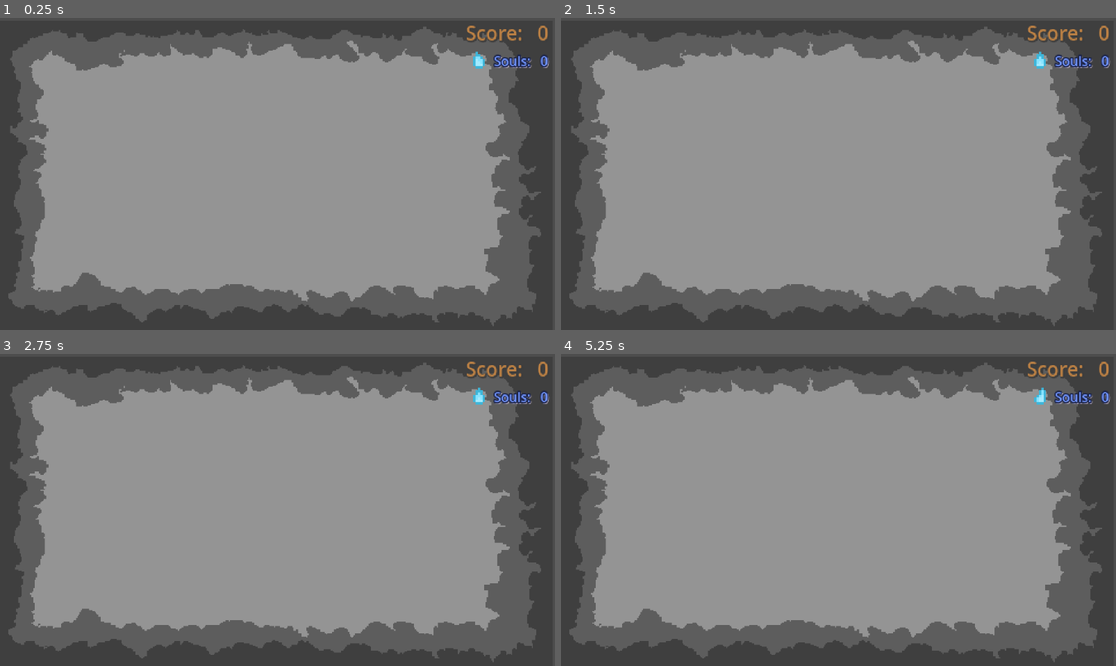
Above: before the commit, frames 1-4 (two rows, left to right).
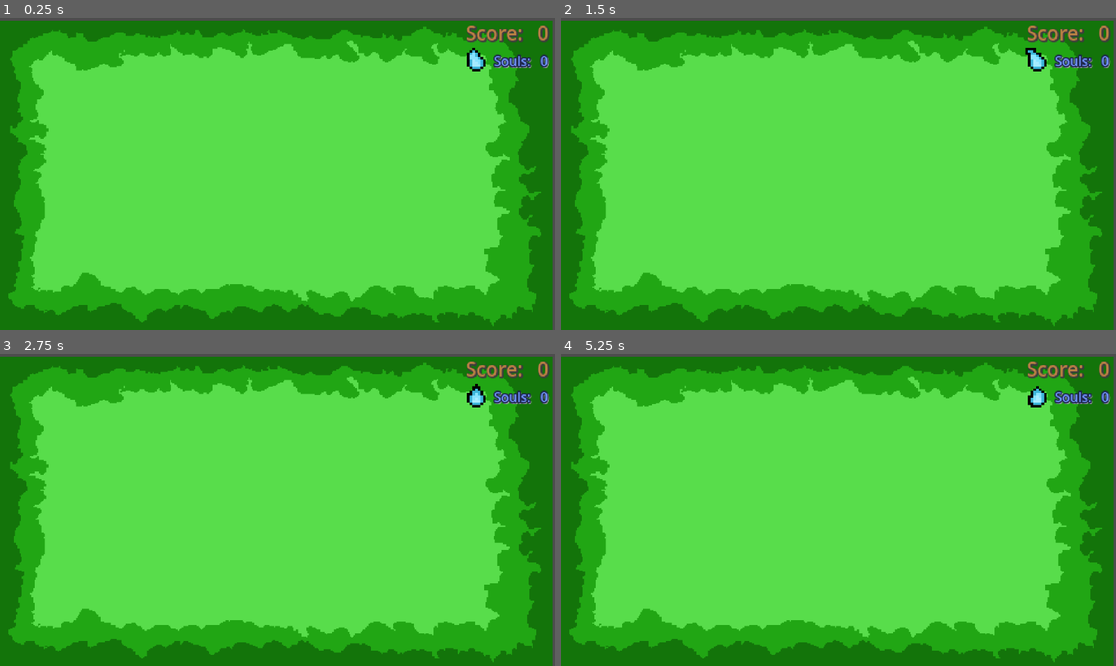
Above: after the commit, the same moments.

Repository: billystein25/GlobalGameJam2026
Game: Godot game, scene res://scenes/Main Gameplay.tscn
The game is run twice, just before and just after one commit, with the same random seed, the same clock (stepped at 60 frames per second) and the same inputs. This scene is started directly instead of the project's main scene.
Inputs:
- Up to frame 1 (0.25 s): no input
- Up to frame 2 (1.5 s): tap Enter at 0.5 s
- Up to frame 3 (2.75 s): no input
- Up to frame 4 (5.25 s): no input

The runs differ from the first frame. In frame 1, 98% of the frame differs, in the area x 0-100%, y 0-100%; in frame 2, 98%; in frame 3, 98%; in frame 4, 98%.

Commit message:
sound effects

Diff:
--- a/scenes/Main Gameplay.tscn
+++ b/scenes/Main Gameplay.tscn
@@ -1,7 +1,7 @@
 [gd_scene format=3 uid="uid://dgx2ub3h1300o"]
 
-[ext_resource type="Texture2D" uid="uid://dg4vpirhbthk4" path="res://Animation Sprite 2D/Soul Animation UI.webp" id="1_ekrvn"]
 [ext_resource type="SpriteFrames" uid="uid://cdgr686w03x53" path="res://Animation Sprite 2D/Animations/background_field.tres" id="1_voi6i"]
+[ext_resource type="Texture2D" uid="uid://cyriwja4g5p38" path="res://Animation Sprite 2D/Soul Animtion UI.png" id="2_voi6i"]
 
 [sub_resource type="LabelSettings" id="LabelSettings_8rfti"]
 font_size = 24
@@ -20,40 +20,37 @@
 stacked_outline_0/size = 6
 stacked_outline_0/color = Color(0.10491943, 0.1386702, 0.28125, 1)
 
-[sub_resource type="AtlasTexture" id="AtlasTexture_voi6i"]
-atlas = ExtResource("1_ekrvn")
+[sub_resource type="AtlasTexture" id="AtlasTexture_lqe7n"]
+atlas = ExtResource("2_voi6i")
 region = Rect2(0, 0, 12, 12)
 
-[sub_resource type="AtlasTexture" id="AtlasTexture_lqe7n"]
-atlas = ExtResource("1_ekrvn")
+[sub_resource type="AtlasTexture" id="AtlasTexture_f5vgh"]
+atlas = ExtResource("2_voi6i")
 region = Rect2(12, 0, 12, 12)
 
-[sub_resource type="AtlasTexture" id="AtlasTexture_f5vgh"]
-atlas = ExtResource("1_ekrvn")
+[sub_resource type="AtlasTexture" id="AtlasTexture_511w2"]
+atlas = ExtResource("2_voi6i")
 region = Rect2(24, 0, 12, 12)
 
-[sub_resource type="AtlasTexture" id="AtlasTexture_511w2"]
-atlas = ExtResource("1_ekrvn")
+[sub_resource type="AtlasTexture" id="AtlasTexture_vqj10"]
+atlas = ExtResource("2_voi6i")
 region = Rect2(0, 12, 12, 12)
 
-[sub_resource type="AtlasTexture" id="AtlasTexture_vqj10"]
-atlas = ExtResource("1_ekrvn")
+[sub_resource type="AtlasTexture" id="AtlasTexture_td87e"]
+atlas = ExtResource("2_voi6i")
 region = Rect2(12, 12, 12, 12)
 
-[sub_resource type="AtlasTexture" id="AtlasTexture_td87e"]
-atlas = ExtResource("1_ekrvn")
+[sub_resource type="AtlasTexture" id="AtlasTexture_38ksf"]
+atlas = ExtResource("2_voi6i")
 region = Rect2(24, 12, 12, 12)
 
-[sub_resource type="AtlasTexture" id="AtlasTexture_38ksf"]
-atlas = ExtResource("1_ekrvn")
+[sub_resource type="AtlasTexture" id="AtlasTexture_hcxcl"]
+atlas = ExtResource("2_voi6i")
 region = Rect2(0, 24, 12, 12)
 
 [sub_resource type="SpriteFrames" id="SpriteFrames_hcxcl"]
 animations = [{
 "frames": [{
-"duration": 1.0,
-"texture": SubResource("AtlasTexture_voi6i")
-}, {
 "duration": 1.0,
 "texture": SubResource("AtlasTexture_lqe7n")
 }, {
@@ -71,9 +68,12 @@
 }, {
 "duration": 1.0,
 "texture": SubResource("AtlasTexture_38ksf")
+}, {
+"duration": 1.0,
+"texture": SubResource("AtlasTexture_hcxcl")
 }],
 "loop": true,
-"name": &"default",
+"name": &"flare",
 "speed": 5.0
 }]
 
@@ -108,13 +108,14 @@
 position = Vector2(571, 330.00003)
 scale = Vector2(2.3999977, 2.4000018)
 sprite_frames = ExtResource("1_voi6i")
-animation = &"out"
+animation = &"in"
 frame = 7
 frame_progress = 1.0
 
-[node name="Soul Animation" type="AnimatedSprite2D" parent="." unique_id=778224398]
-position = Vector2(992, 90.00001)
-scale = Vector2(4.774026, 5.0551186)
+[node name="Soul Animation UI" type="AnimatedSprite2D" parent="." unique_id=1972730657]
+position = Vector2(985.99994, 91.00001)
+scale = Vector2(5.604163, 4.8750005)
 sprite_frames = SubResource("SpriteFrames_hcxcl")
-autoplay = "default"
-frame_progress = 0.30828288
+animation = &"flare"
+autoplay = "flare"
+frame_progress = 0.9028162
Binary file added: Animation Sprite 2D/Soul Animtion UI.png
Not shown, added: Animation Sprite 2D/Soul Animtion UI.png.import
Not shown, added: Sound Effect/Elf/MageDeathSpecialEffect.wav.import
Not shown, added: Sound Effect/Elf/Mage_DeathProjectile.wav.import
Binary file added: Sound Effect/Mage/Mage Projectile 1.band/Alternatives/000/WindowImage.jpg
Not shown, added: Sound Effect/Mage/Mage Projectile 1.band/Alternatives/000/WindowImage.jpg.import
Not shown, added: Sound Effect/Mage/Mage Projectile 1.band/Media/Audio Files/Mage_DeathProjectile copy.wav.import
Not shown, added: Sound Effect/Mage/Mage Projectile 1.band/Media/Audio Files/Mage_DeathProjectile copy_1.wav.import
Not shown, added: Sound Effect/Mage/Mage Projectile 1.band/Media/Audio Files/Mage_DeathProjectile copy_2.wav.import
Not shown, added: Sound Effect/Mage/Mage Projectile 1.band/Media/Audio Files/Mage_DeathProjectile.wav.import
Binary file added: Sound Effect/Mage/Mage Projectile 2.band/Alternatives/000/WindowImage.jpg
Not shown, added: Sound Effect/Mage/Mage Projectile 2.band/Alternatives/000/WindowImage.jpg.import
(and 61 more such lines)
